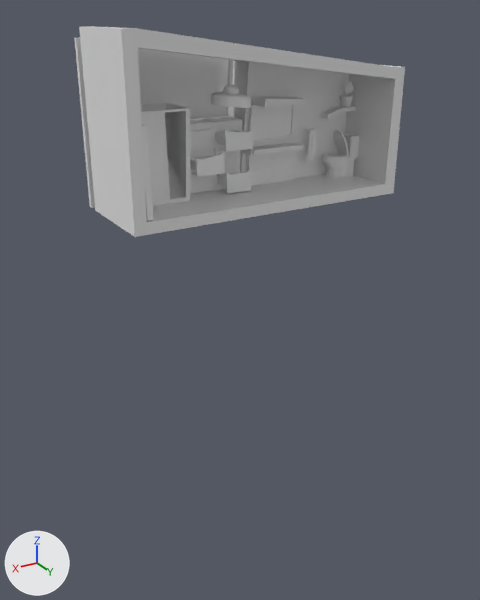
A saved change to the FBX model ProyectoRata/Codificacion/Proyecto Rata/Assets/Scenes/export/Escena_2.1.fbx.
Camera for both pictures: a camera (50 mm lens) standing at (35.3, 54.4, 5.3) and looking at (2.8, 0.2, -21.8). Every picture has the same lights, and +X, +Y and +Z are marked at lower left. Materials are left out; every surface is plain grey. Where no turn or scale is listed for an object, it has been applied to the vertices.
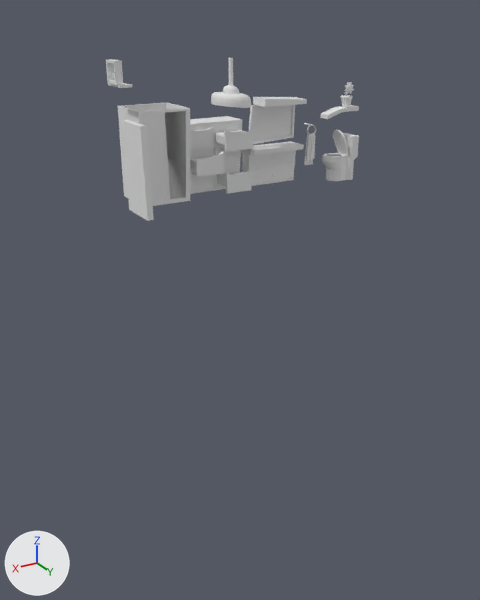
Where the newer file only moved an object's origin or applied its transform, the numbers keep the older frame.

Where the change shows, as pixel boxes [x1, y1, x2, y2] in the pictures (480 x 600 px):
'Cube', deleted: before [79, 26, 405, 237]
'Cube.013', no longer drawn: before [74, 38, 349, 208]
'Cube.005', added: after [341, 82, 354, 107]
'Cube.014', unchanged, uncovered by the edit: before [142, 125, 154, 221]; after [122, 120, 154, 221]

Edits to the bpy script that builds the scene:
```text
Change me_cube:
    used by ob_cube_013; location = (0.0, -3.2, 0.0)
    remove me_cube.from_pydata(...)  # 24 vertices, 22 faces; spans x -9.9..16.9, y 0.7..4.6, z -10.6..3.5
    add me_cube.from_pydata(...)  # 0 vertices, 0 faces; spans empty
    me_cube part 1: the whole mesh is rebuilt
Add me_mesh_005:
    me_mesh_005.from_pydata(...)  # 796 vertices, 794 faces; spans x -0.67..0.57, y -0.81..0.35, z -1.41..0.93
Change ob_cube_013:
    ob_cube_013.location: (0.0, -3.2, 0.0) -> (5.9, 19.4, -8.3)
Remove ob_cube:
    ob_cube = bpy.data.objects.new('Cube', me_cube_001)
    ob_cube.location = (0.0, 0.0, 0.0)
Add ob_cube_005:
    ob_cube_005 = bpy.data.objects.new('Cube.005', me_mesh_005)
    ob_cube_005.location = (-8.0, 2.4, -1.6)
```
